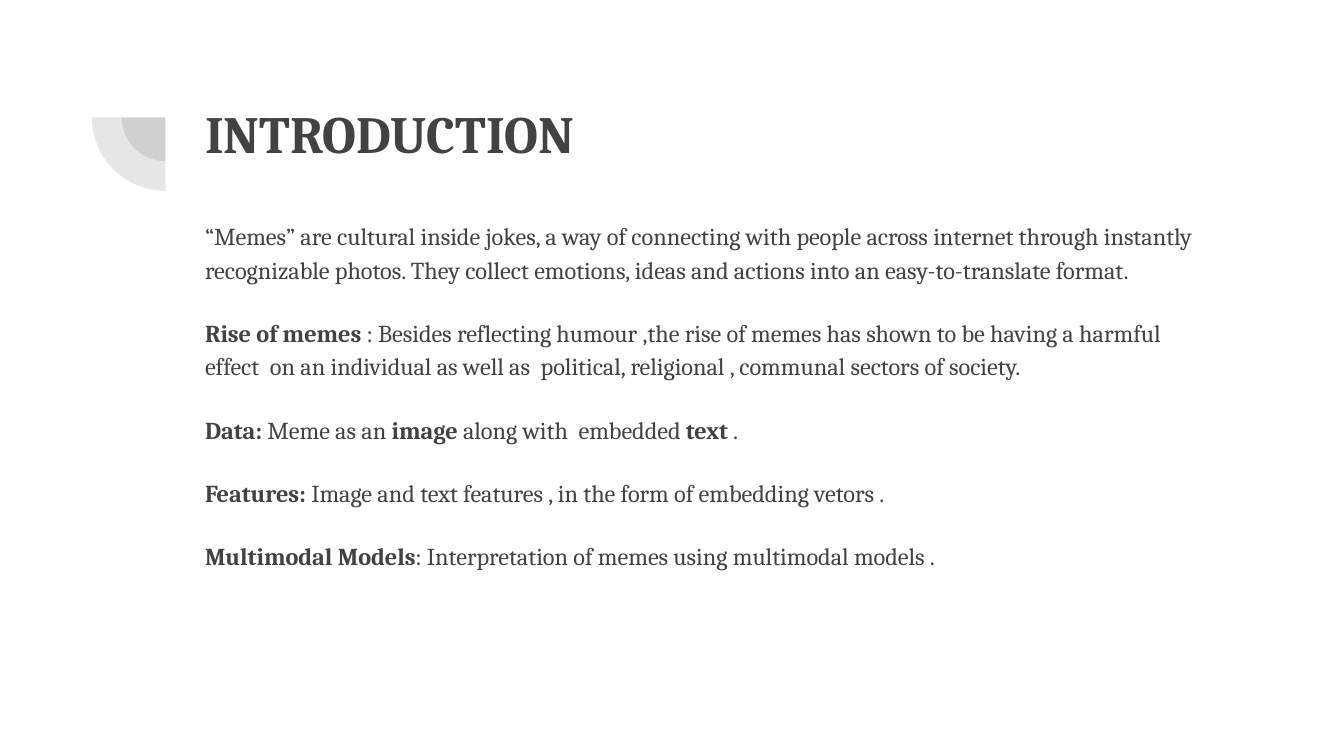
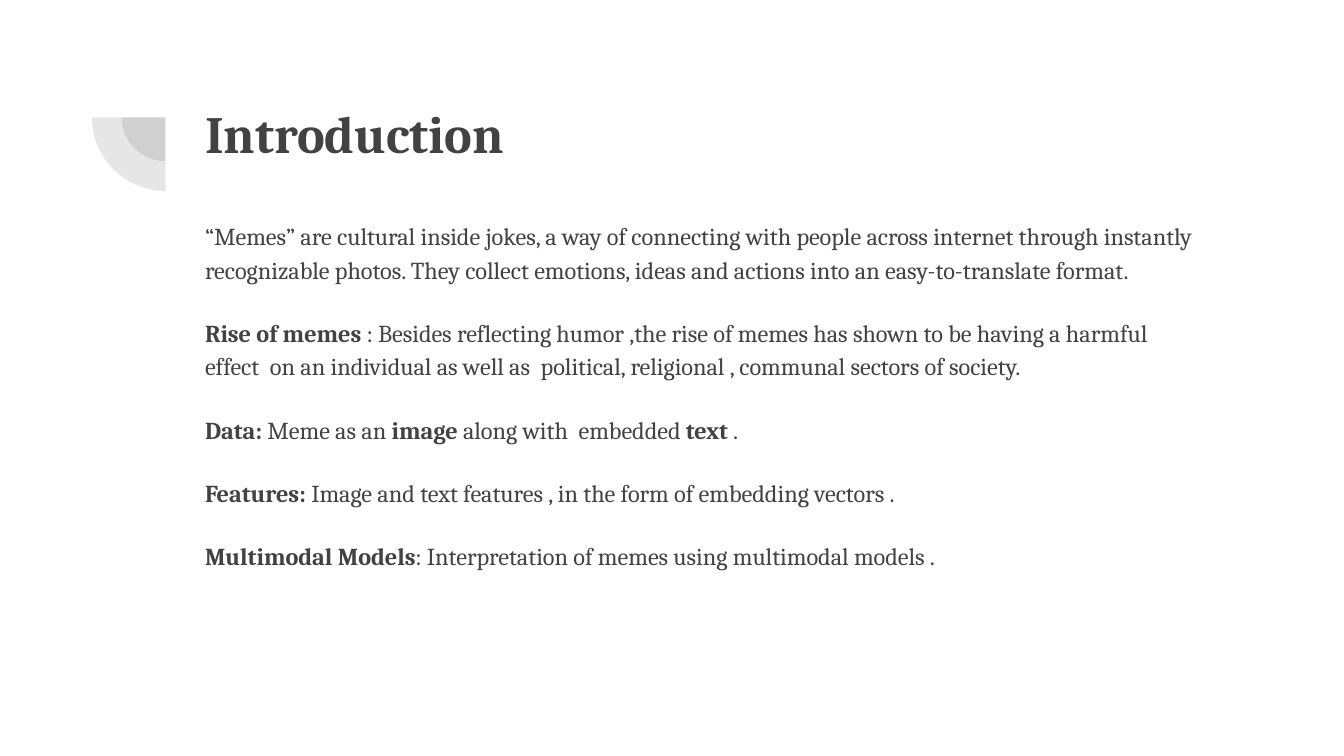
Before and after one commit to VarunBohara/Mini-Project-Documents, a slide deck: slide 3 of MINI PROJECT REVIEW.pptx. Drawn at 1344x756 pixels with LibreOffice and Linux fonts; fonts in the diff are those of the drawing. Boxes give left, top, right and bottom in pixels: in the first picture for what was removed or moved away, otherwise in the second. Text is boxed around its words. In the diff, an @@ line names an element or a change of style, - is before the commit and + after.

```diff
--- a/MINI PROJECT REVIEW.pptx
+++ b/MINI PROJECT REVIEW.pptx
@@ title at [205,116,504,154]: text changed @@
-INTRODUCTION
+Introduction
@@ text at [205,325,1147,381]: text changed @@
-Rise of memes : Besides reflecting humour ,the rise of memes has shown to be having a harmful effect on an individual as well as political, religional , communal sectors of society.
+Rise of memes : Besides reflecting humor ,the rise of memes has shown to be having a harmful effect on an individual as well as political, religional , communal sectors of society.
@@ text at [205,485,884,508]: text changed @@
-Features: Image and text features , in the form of embedding vetors .
+Features: Image and text features , in the form of embedding vectors .
```
Also in this commit, not shown: 11 other slides changed.
